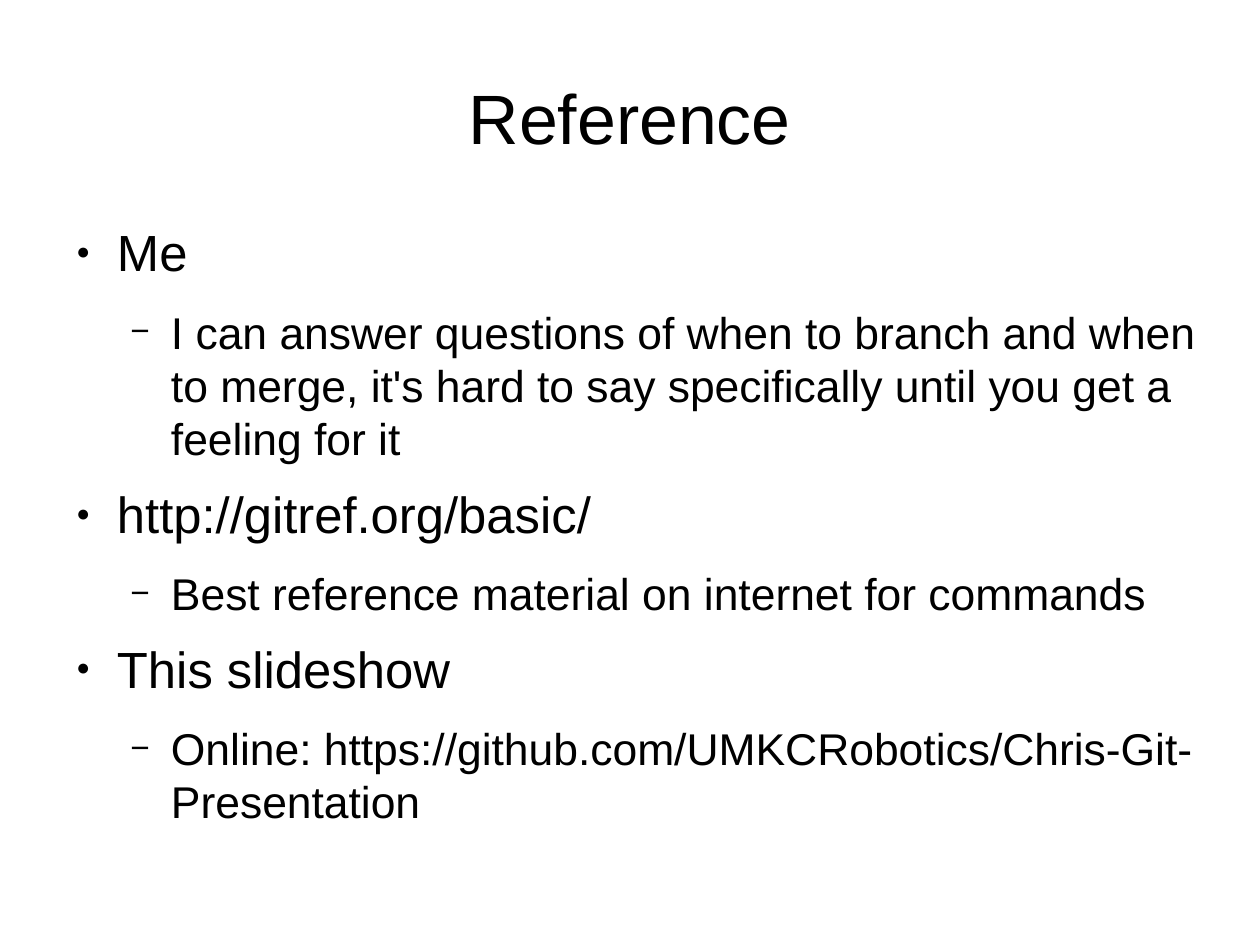
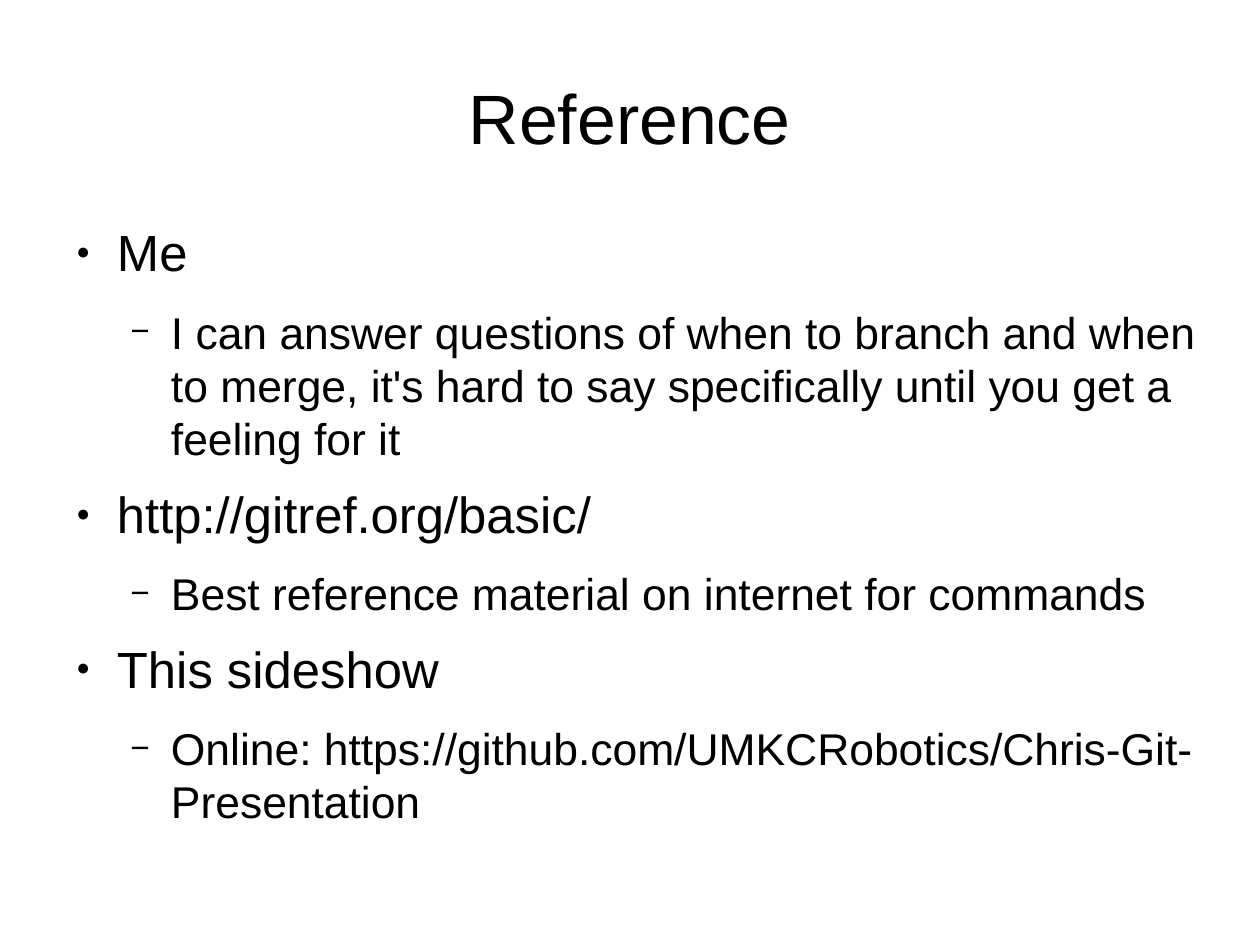
Before and after one commit to UMKCRobotics/Chris-Git-Presentation, a slide deck: slide 18 of presentation.odp (slide 17 before the commit). Drawn at 1260x945 pixels with LibreOffice and Linux fonts; fonts in the diff are those of the drawing. Boxes give left, top, right and bottom in pixels: in the first picture for what was removed or moved away, otherwise in the second. Text is boxed around its words. In the diff, an @@ line names an element or a change of style, - is before the commit and + after.

```diff
--- a/presentation.odp
+++ b/presentation.odp
@@ text at [117,651,439,689]: text changed @@
-● This slideshow
+● This sideshow
```
Also in this commit, not shown: 11 other slides changed, 1 slide added.
